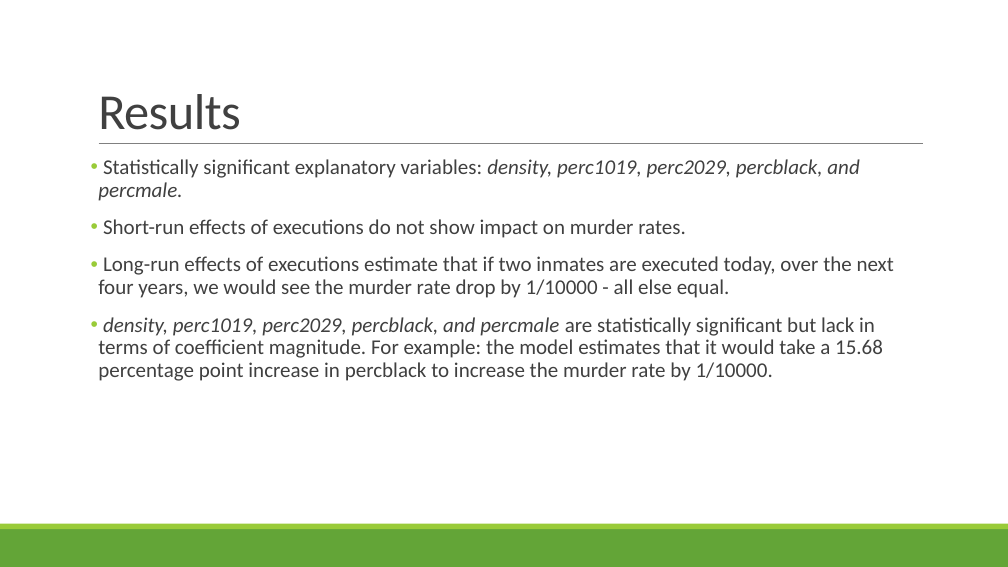
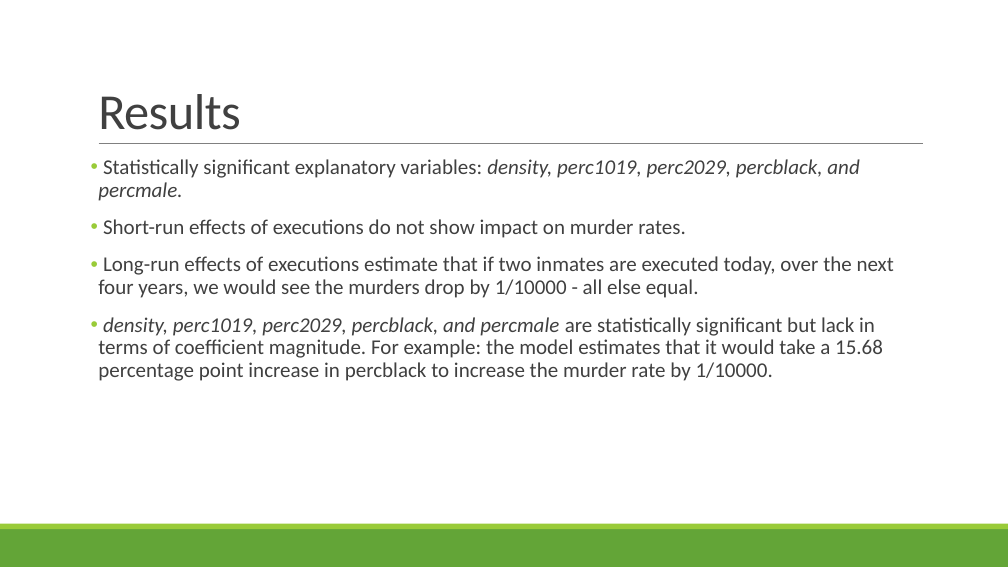
Before and after one commit to isaac-n-friends/499_final, a slide deck: slide 9 of PRESENTATION.pptx. Drawn at 1008x567 pixels with LibreOffice and Linux fonts; fonts in the diff are those of the drawing. Boxes give left, top, right and bottom in pixels: in the first picture for what was removed or moved away, otherwise in the second. Text is boxed around its words. In the diff, an @@ line names an element or a change of style, - is before the commit and + after.

```diff
--- a/PRESENTATION.pptx
+++ b/PRESENTATION.pptx
@@ text at <box>98,256,894,298</box>: text changed @@
-• Long-run effects of executions estimate that if two inmates are executed today, over the next four years, we would see the murder rate drop by 1/10000 - all else equal.
+• Long-run effects of executions estimate that if two inmates are executed today, over the next four years, we would see the murders drop by 1/10000 - all else equal.
```
Also in this commit, not shown: 1 other slide changed.
